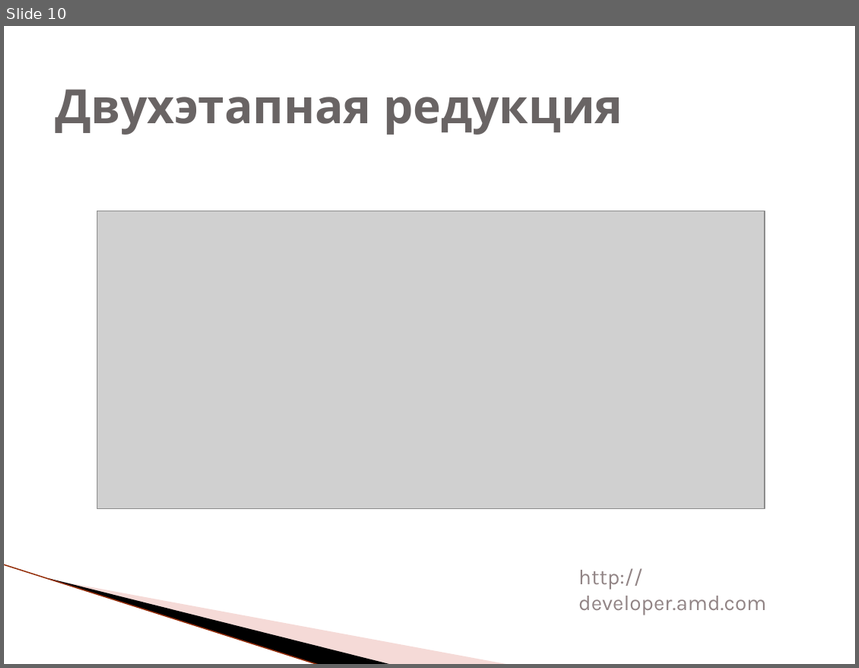
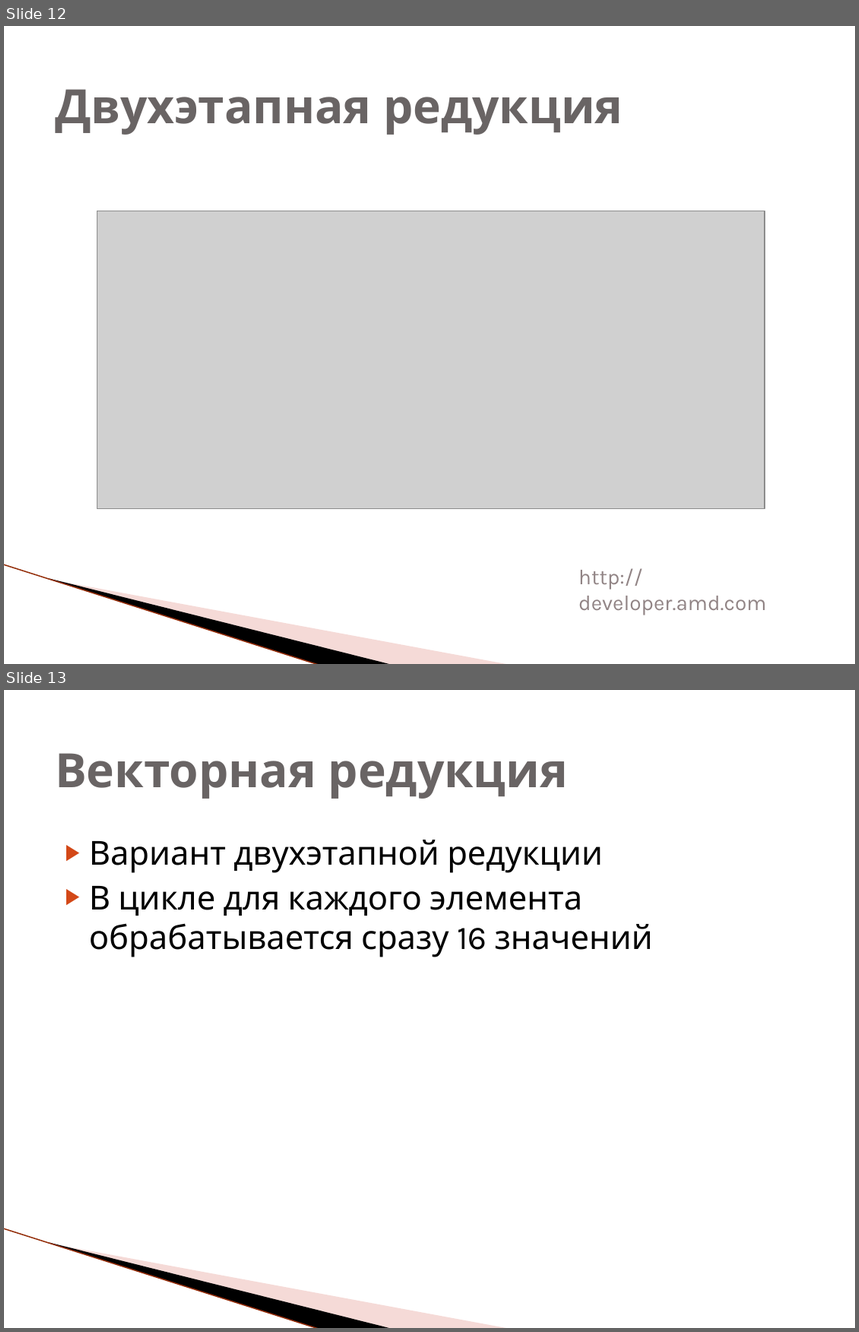
Before and after one commit to HPC-lab-ITIS/OpenCL, a slide deck: materials/lec_2/lec_2.pptx. Shown one above the other, each under a label of ours: slide 10 before the commit, slides 12 and 13 after it. The pictures are 859x668 and 859x1332 pixels, drawn with LibreOffice and Linux fonts; fonts in the diff are those of the drawing; grey boxes stand for pictures; background and template pictures are left out. Boxes give left, top, right and bottom in pixels: in the first picture for what was removed or moved away, otherwise in the second. Text is boxed around its words. In the diff, an @@ line names an element or a change of style, - is before the commit and + after.

```diff
--- a/materials/lec_2/lec_2.pptx
+++ b/materials/lec_2/lec_2.pptx
@@ slide 13 added at (4,690,855,1328), background picture (left out); not listed: 3 template elements that a slide beside it also shows @@
@@ title added at (55,753,569,799), 40 pt, text #696464, bold @@
+Векторная редукция
@@ text added at (89,840,653,958), 28 pt, text #000000 @@
+▶ Вариант двухэтапной редукции
+▶ В цикле для каждого элемента обрабатывается сразу 16 значений
@@ what was slide 10 is now slide 12 @@
```
Also in this commit, not shown: 1 slide changed, 2 other slides added, 3 other files.
